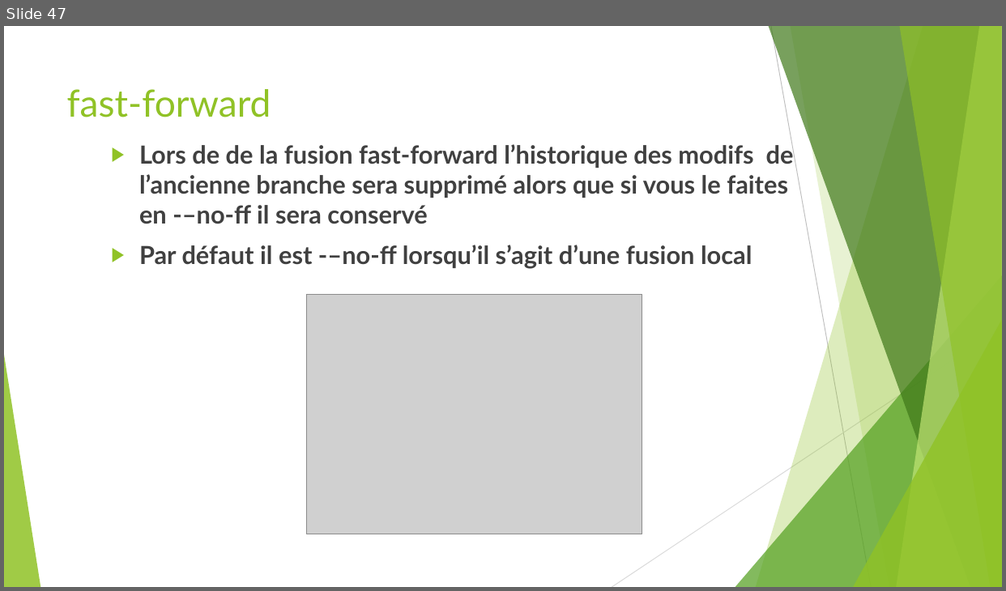
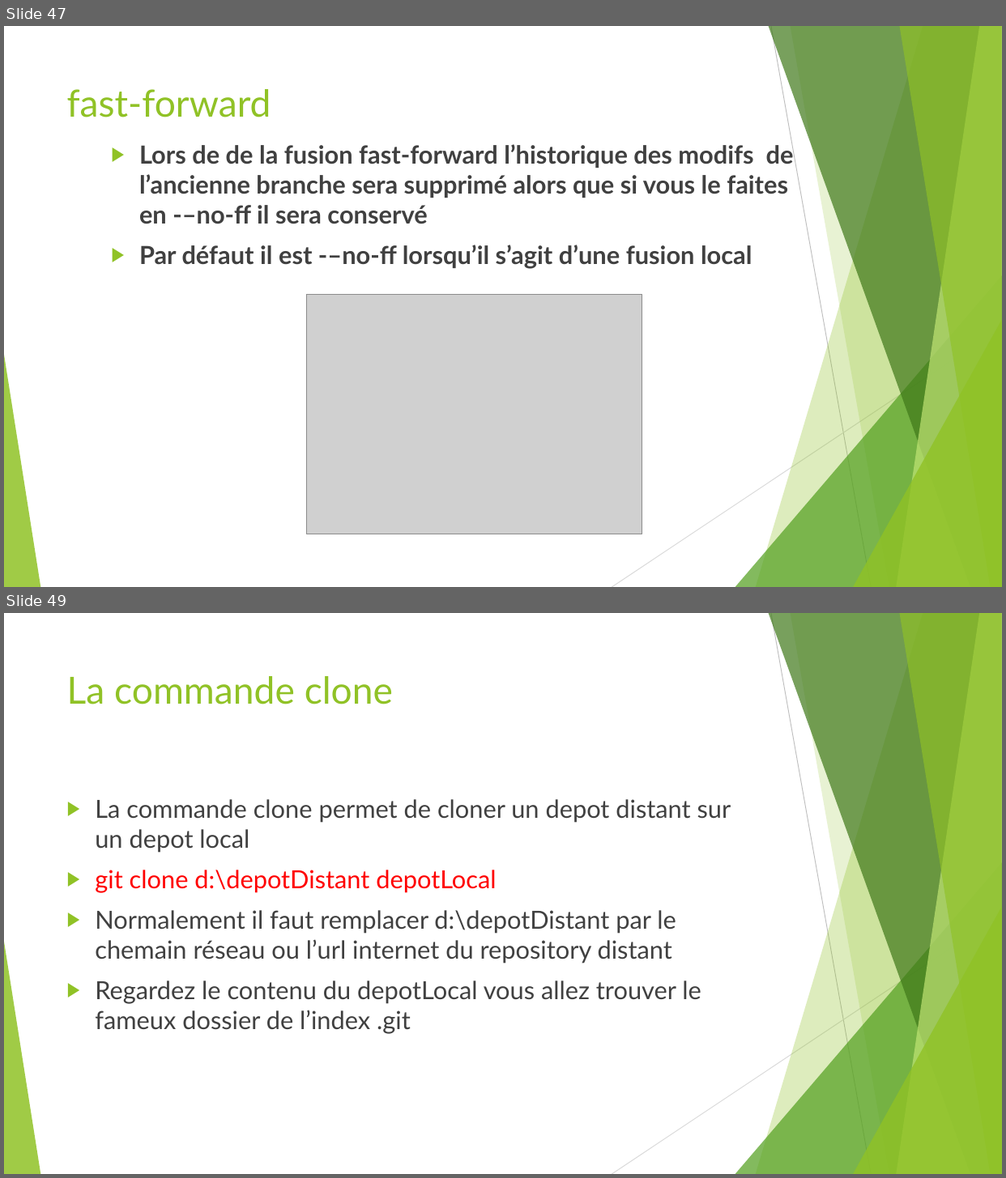
Before and after one commit to ousrah/DEV201, a slide deck: git/Formation Git.pptx. Shown one above the other, each under a label of ours: slide 47 before the commit, slides 47 and 49 after it; the slides between them are not shown. The pictures are 1006x591 and 1006x1178 pixels, drawn with LibreOffice and Linux fonts; fonts in the diff are those of the drawing; grey boxes stand for pictures. Boxes give left, top, right and bottom in pixels: in the first picture for what was removed or moved away, otherwise in the second. Text is boxed around its words. In the diff, an @@ line names an element or a change of style, - is before the commit and + after.

Commit message:
git distant

```diff
--- a/git/Formation Git.pptx
+++ b/git/Formation Git.pptx
@@ slide 49 added at (x1=4, y1=613, x2=1002, y2=1174), background #FFFFFF; not listed: 10 template elements that a slide beside it also shows @@
@@ title added at (x1=67, y1=676, x2=393, y2=705), 36 pt, text #90C226 @@
+La commande clone
@@ text added at (x1=95, y1=799, x2=731, y2=1034), 24 pt, text #404040 @@
+▶ La commande clone permet de cloner un depot distant sur un depot local
+▶ git clone d:\depotDistant depotLocal
+▶ Normalement il faut remplacer d:\depotDistant par le chemain réseau ou l’url internet du repository distant
+▶ Regardez le contenu du depotLocal vous allez trouver le fameux dossier de l’index .git
```
Also in this commit, not shown: 2 slides changed, 16 other slides added, 1 slide removed.
